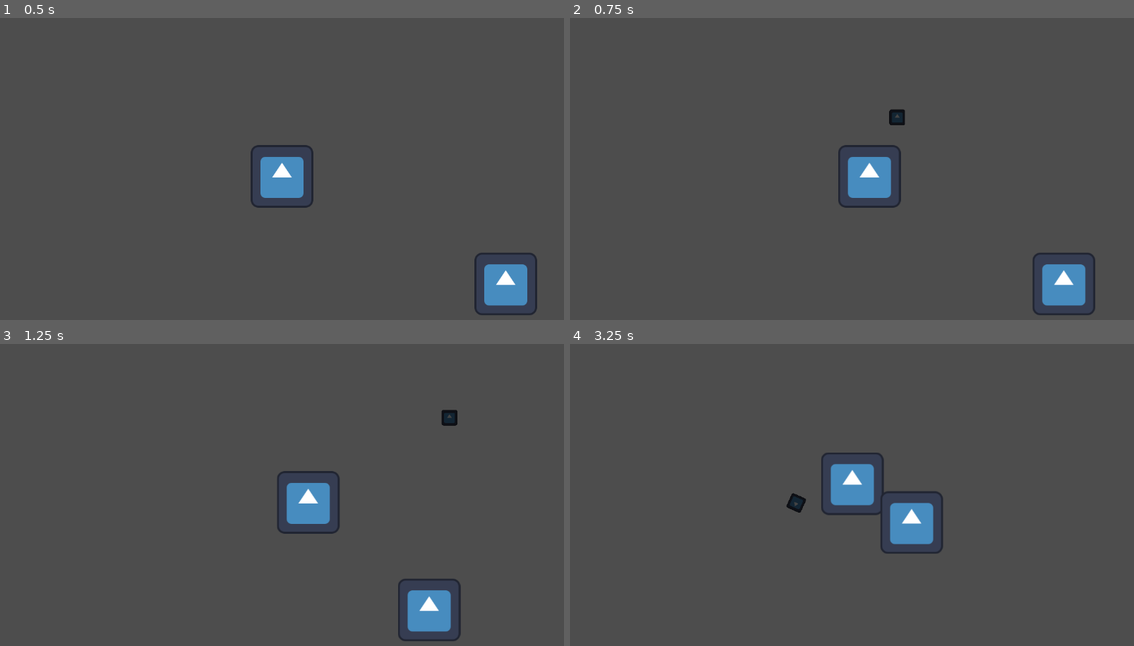
Above: before the commit, frames 1-4 (two rows, left to right).
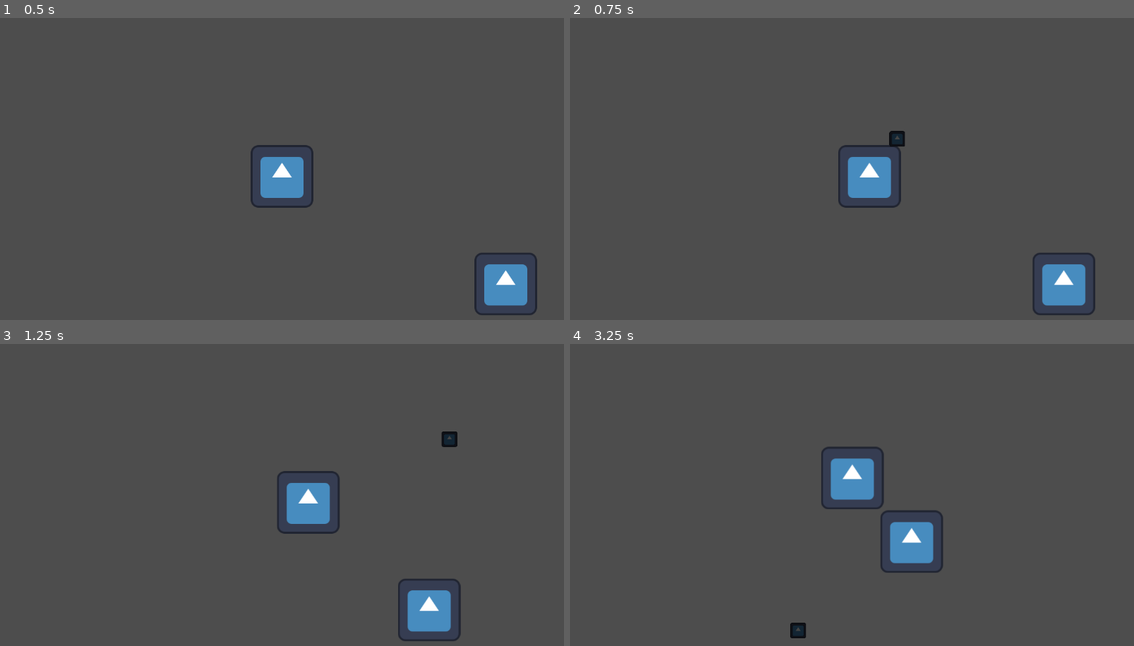
Above: after the commit, the same moments.

Repository: WinterAtne/Game-Jam
Game: Godot game, scene res://scenes/level.tscn
Same seed, same stepped clock (60 frames per second), same inputs: the game is played once before the commit and once after it. The engine's default icon, where the game draws it, is replaced by a stand-in: a white triangle on a blue panel in a dark square.
Inputs (mouse positions are in pixels of both pictures, inside the frame that each line leads up to):
- Up to frame 1 (0.5 s): no input
- Up to frame 2 (0.75 s): tap Enter at 0.5 s; move the mouse to (976, 159) at 0.52 s; hold D (right) from 0.53 s (still down); click (976, 159) at 0.6 s
- Up to frame 3 (1.25 s): keep holding D (right)
- Up to frame 4 (3.25 s): move the mouse to (739, 519) at 1.27 s; release D (right) at 1.28 s; hold Down (down) 1.28-2.03 s; click (739, 519) at 1.35 s; move the mouse to (908, 431) at 2.02 s; hold D (right) 2.03-2.78 s; click (908, 431) at 2.1 s; move the mouse to (823, 564) at 2.77 s; hold W (up) from 2.78 s (still down); click (823, 564) at 2.85 s

Frame 1 is identical in both runs. In frame 2, 0.3% of the frame differs, in the area x 56-60%, y 30-43%; in frame 3, 0.3%; in frame 4, 2.4%, in the area x 38-67%, y 34-98%.

Commit message:
Changed Layers

Diff:
--- a/project.godot
+++ b/project.godot
@@ -47,6 +47,11 @@
 ]
 }
 
+[layer_names]
+
+2d_physics/layer_2="Enemy"
+2d_physics/layer_16="Player"
+
 [physics]
 
 2d/default_gravity_vector=Vector2(0, 0)
--- a/scenes/bullet.tscn
+++ b/scenes/bullet.tscn
@@ -6,6 +6,8 @@
 [sub_resource type="CircleShape2D" id="CircleShape2D_puho1"]
 
 [node name="Bullet" type="RigidBody2D"]
+collision_layer = 2
+collision_mask = 2
 script = ExtResource("1_2kc60")
 mussle_velocity = 800.0
 
--- a/scenes/level.tscn
+++ b/scenes/level.tscn
@@ -17,6 +17,8 @@
 texture = ExtResource("2_n0lej")
 
 [node name="StaticBody2D" type="StaticBody2D" parent="Sprite2D"]
+collision_layer = 32771
+collision_mask = 32771
 
 [node name="CollisionShape2D" type="CollisionShape2D" parent="Sprite2D/StaticBody2D"]
 position = Vector2(1, 1.5)
--- a/scenes/player.tscn
+++ b/scenes/player.tscn
@@ -1,14 +1,15 @@
-[gd_scene load_steps=6 format=3 uid="uid://cpc1b408ujakp"]
+[gd_scene load_steps=5 format=3 uid="uid://cpc1b408ujakp"]
 
 [ext_resource type="Texture2D" uid="uid://cso7f0i4tbihh" path="res://asssets/icon.svg" id="1_41tte"]
 [ext_resource type="Script" path="res://scenes/player.gd" id="1_r8t1g"]
 [ext_resource type="PackedScene" uid="uid://dv663kbkwx3ck" path="res://scenes/gun.tscn" id="3_7s370"]
-[ext_resource type="PackedScene" uid="uid://ctgpble7f0or4" path="res://scenes/bullet.tscn" id="4_1p1qh"]
 
 [sub_resource type="CircleShape2D" id="CircleShape2D_wa74q"]
 radius = 63.1506
 
 [node name="Player" type="CharacterBody2D"]
+collision_layer = 32769
+collision_mask = 32769
 script = ExtResource("1_r8t1g")
 
 [node name="Sprite" type="Sprite2D" parent="."]
@@ -21,7 +22,6 @@
 position_smoothing_enabled = true
 
 [node name="Gun" parent="." instance=ExtResource("3_7s370")]
-position = Vector2(0, -108)
-bullet = ExtResource("4_1p1qh")
+position = Vector2(0, -64)
 
 [connection signal="gun_fied" from="." to="Gun" method="shoot"]
